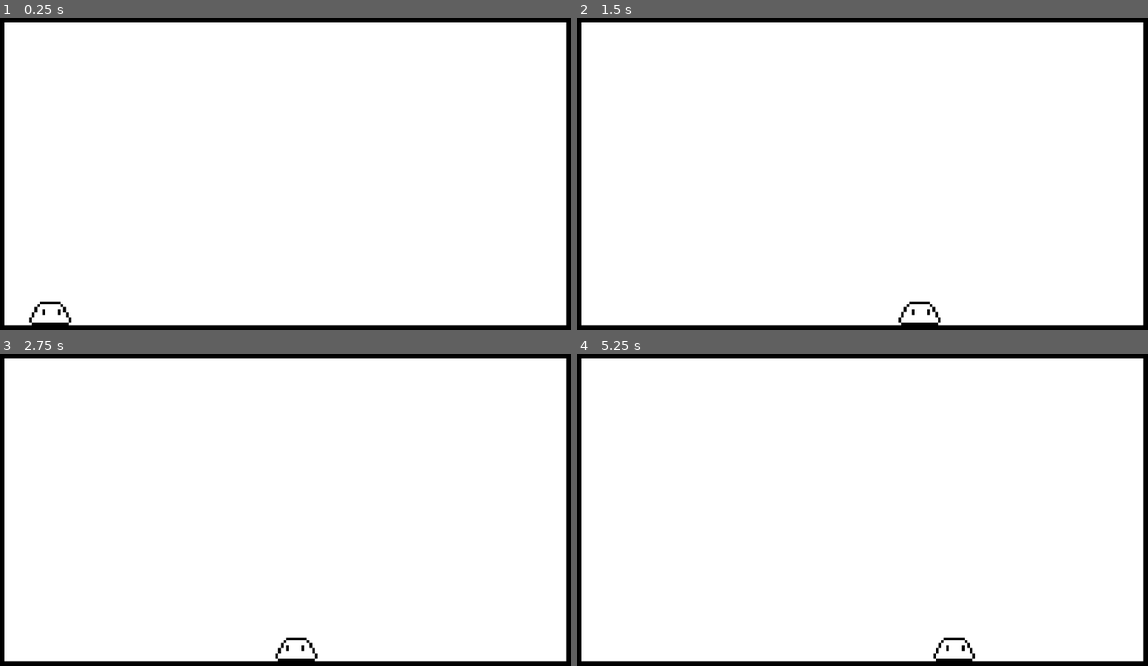
Above: before the commit, frames 1-4 (two rows, left to right).
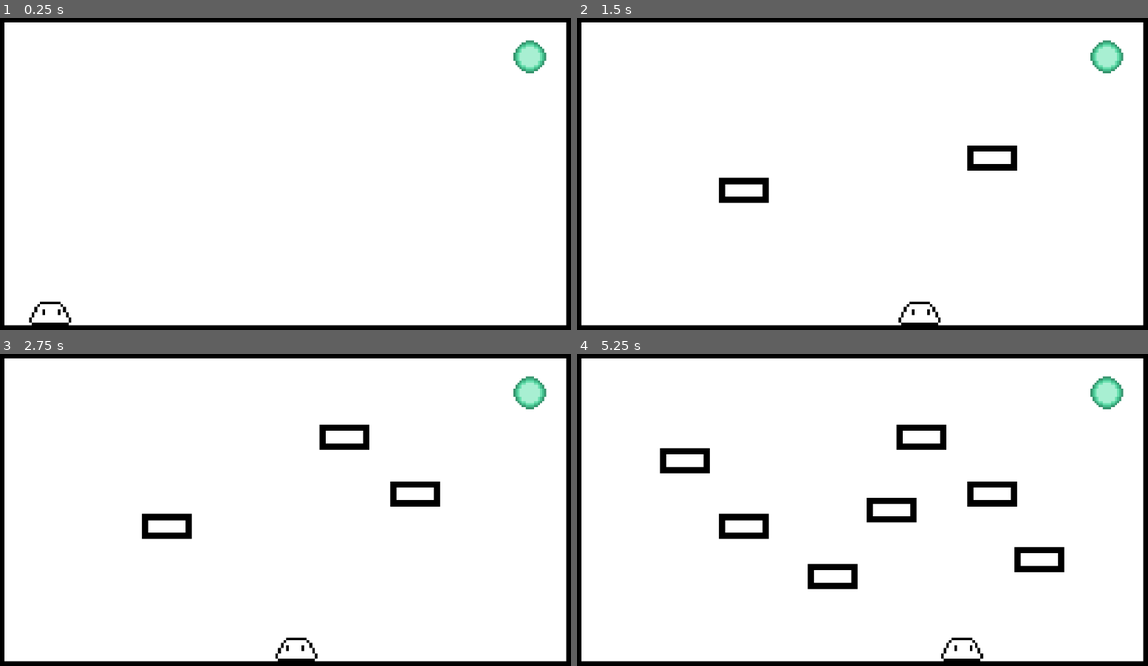
Above: after the commit, the same moments.

Repository: FireEntity1/doodle-dash
Game: Godot game, scene res://levels/level1.tscn
The game is run twice, just before and just after one commit, with the same random seed, the same clock (stepped at 60 frames per second) and the same inputs.
Inputs (mouse positions are in pixels of both pictures, inside the frame that each line leads up to):
- Up to frame 1 (0.25 s): no input
- Up to frame 2 (1.5 s): tap Enter at 0.5 s; move the mouse to (993, 158) at 0.52 s; hold D (right) from 0.53 s (still down); tap S (slam) at 0.6, 1.35 s; click (993, 158) at 0.67 s; tap Space (jump) at 0.77 s; move the mouse to (742, 189) at 1.27 s; click (742, 189) at 1.42 s
- Up to frame 3 (2.75 s): tap Space (jump) at 1.52 s; move the mouse to (342, 435) at 2.02 s; release D (right) at 2.03 s; hold A (left) from 2.03 s (still down); tap S (slam) at 2.1 s; click (342, 435) at 2.17 s
- Up to frame 4 (5.25 s): move the mouse to (833, 575) at 2.77 s; release A (left) at 2.78 s; hold D (right) 2.78-4.28 s; tap S (slam) every 0.75 s from 2.85 to 5.1 s; click (833, 575) at 2.92 s; tap Space (jump) at 3.02, 3.77, 4.52 s; move the mouse to (1039, 559) at 3.52 s; click (1039, 559) at 3.67 s; move the mouse to (685, 460) at 4.27 s; hold A (left) 4.28-5.03 s; click (685, 460) at 4.42 s; move the mouse to (891, 510) at 5.02 s; hold D (right) from 5.03 s (still down); click (891, 510) at 5.17 s

The runs differ from the first frame. In frame 1, 0.5% of the frame differs, in the area x 89-96%, y 7-18%; in frame 2, 1.4%; in frame 3, 1.9%; in frame 4, 3.9%, in the area x 14-96%, y 7-99%.

Commit message:
placing platforms + level change

Diff:
--- a/components/base-bg.tscn
+++ b/components/base-bg.tscn
@@ -1,5 +1,6 @@
-[gd_scene load_steps=4 format=3 uid="uid://bv7rb008ohib4"]
+[gd_scene load_steps=5 format=3 uid="uid://bv7rb008ohib4"]
 
+[ext_resource type="Script" path="res://scripts/spawn.gd" id="1_jedbq"]
 [ext_resource type="Texture2D" uid="uid://dcn67n4jxn10k" path="res://sprites/bg.png" id="1_jhxkn"]
 
 [sub_resource type="SegmentShape2D" id="SegmentShape2D_5ftxb"]
@@ -9,6 +10,7 @@
 b = Vector2(1150, 0)
 
 [node name="Base-bg" type="Node2D"]
+script = ExtResource("1_jedbq")
 
 [node name="Bg" type="Sprite2D" parent="."]
 position = Vector2(576.444, 323.375)
--- /dev/null
+++ b/components/endCoin.tscn
@@ -0,0 +1,21 @@
+[gd_scene load_steps=4 format=3 uid="uid://s2owvlljyh8x"]
+
+[ext_resource type="Script" path="res://scripts/endCoin.gd" id="1_56rev"]
+[ext_resource type="Texture2D" uid="uid://b3eqroamqd70y" path="res://sprites/endCoin.png" id="1_d05ng"]
+
+[sub_resource type="CircleShape2D" id="CircleShape2D_e0liu"]
+radius = 8.0
+
+[node name="coin" type="Node2D"]
+script = ExtResource("1_56rev")
+
+[node name="area" type="Area2D" parent="."]
+scale = Vector2(3.95649, 3.95649)
+
+[node name="sprite" type="Sprite2D" parent="area"]
+texture = ExtResource("1_d05ng")
+
+[node name="CollisionShape2D" type="CollisionShape2D" parent="area"]
+shape = SubResource("CircleShape2D_e0liu")
+
+[connection signal="body_entered" from="area" to="." method="_on_area_body_entered"]
--- a/levels/level1.tscn
+++ b/levels/level1.tscn
@@ -1,7 +1,8 @@
-[gd_scene load_steps=3 format=3 uid="uid://cjqtdsj3p14yx"]
+[gd_scene load_steps=4 format=3 uid="uid://cjqtdsj3p14yx"]
 
 [ext_resource type="PackedScene" uid="uid://bv7rb008ohib4" path="res://components/base-bg.tscn" id="1_no45u"]
 [ext_resource type="PackedScene" uid="uid://b2oxusq21igbr" path="res://components/player.tscn" id="2_sb7ms"]
+[ext_resource type="PackedScene" uid="uid://s2owvlljyh8x" path="res://components/endCoin.tscn" id="3_papm0"]
 
 [node name="level1" type="Node2D"]
 
@@ -10,3 +11,6 @@
 
 [node name="Player" parent="." instance=ExtResource("2_sb7ms")]
 position = Vector2(118, 559)
+
+[node name="coin" parent="." instance=ExtResource("3_papm0")]
+position = Vector2(1053, 96)
--- /dev/null
+++ b/levels/level2.tscn
@@ -0,0 +1,9 @@
+[gd_scene load_steps=2 format=3 uid="uid://dv0q2c5etsl6"]
+
+[ext_resource type="PackedScene" uid="uid://bv7rb008ohib4" path="res://components/base-bg.tscn" id="1_ckcgv"]
+
+[node name="level2" type="Node2D"]
+position = Vector2(12, 1)
+
+[node name="Base-bg" parent="." instance=ExtResource("1_ckcgv")]
+position = Vector2(-12, -1)
--- /dev/null
+++ b/scripts/endCoin.gd
@@ -0,0 +1,16 @@
+extends Node2D
+
+var level
+
+func _ready():
+	level = int(str(get_tree().current_scene.name))
+
+
+# Called every frame. 'delta' is the elapsed time since the previous frame.
+func _process(delta):
+	pass
+
+
+func _on_area_body_entered(body):
+	if body is CharacterBody2D:
+		get_tree().change_scene_to_file("res://levels/level"+ str(level+1) + ".tscn")
--- a/scripts/player.gd
+++ b/scripts/player.gd
@@ -32,8 +32,3 @@
 		velocity.x = move_toward(velocity.x, 0, SPEED/3.5)
 
 	move_and_slide()
-
-func _input(event):
-   # Mouse in viewport coordinates.
-	if event is InputEventMouseButton:
-		print("Mouse Click/Unclick at: ", event.position)
--- /dev/null
+++ b/scripts/spawn.gd
@@ -0,0 +1,22 @@
+extends Node2D
+var platform = preload("res://components/platform.tscn")
+
+# Called when the node enters the scene tree for the first time.
+func _ready():
+	pass # Replace with function body.
+
+
+# Called every frame. 'delta' is the elapsed time since the previous frame.
+func _process(delta):
+	pass
+
+
+func _input(event):
+	if event is InputEventMouseButton:
+		if event.button_index == MOUSE_BUTTON_LEFT and event.pressed:
+			spawnPlatform(event.position)
+
+func spawnPlatform(position):
+	var instance = platform.instantiate()
+	instance.position = position
+	add_child(instance)
Binary file added: sprites/endCoin.png
Not shown, added: sprites/endCoin.png.import
